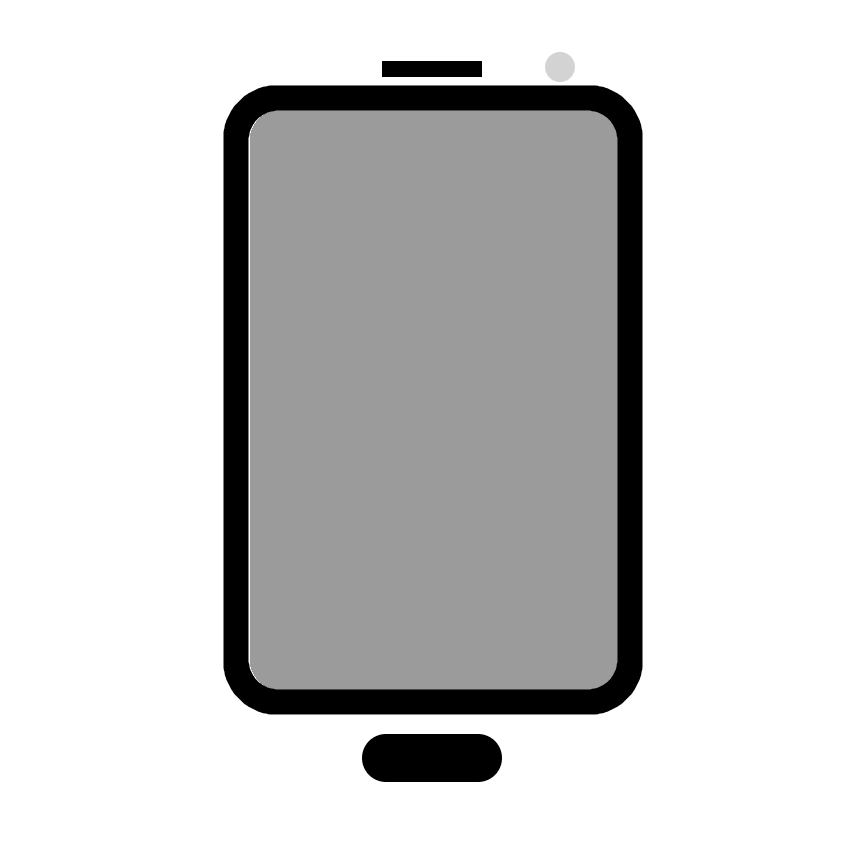
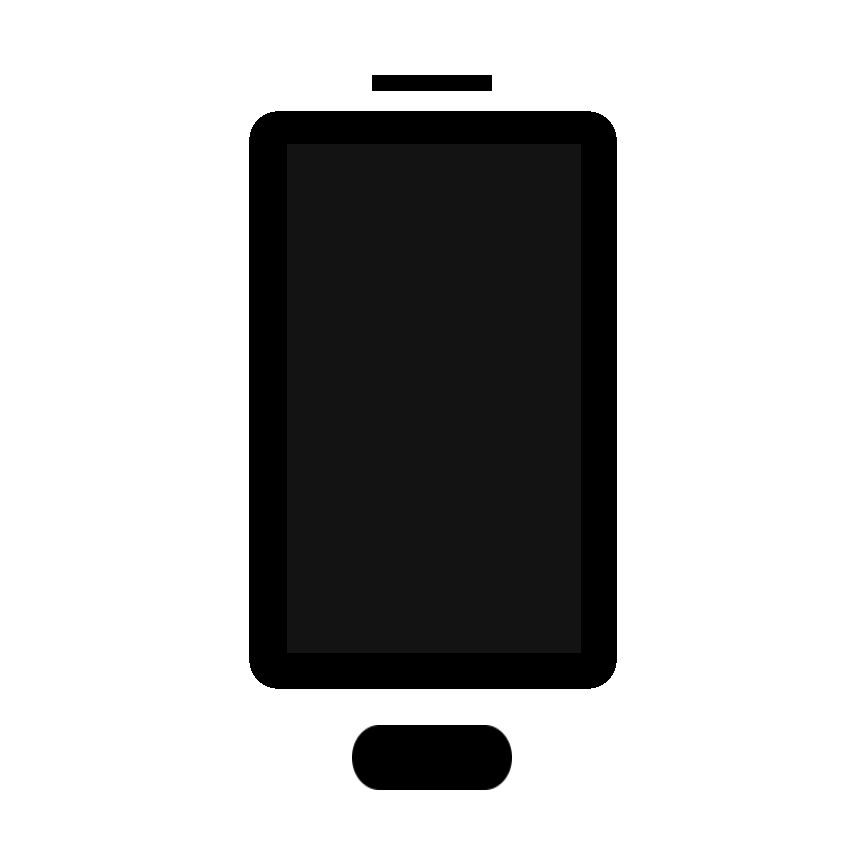
The second w=864, h=864 image is a revision of the first. Changes to its layers:
renamed "bordo" to "schermo", painted on it over left=223, top=85, right=643, bottom=715
removed layer "led" over left=545, top=52, right=575, bottom=82
painted on "microfono" over left=372, top=61, right=492, bottom=86
painted on "tastoHome" over left=352, top=725, right=512, bottom=790
removed layer "basso" over left=232, top=82, right=632, bottom=786
renamed "Copia de Fondo" to "Bordo esterno", painted on it over left=223, top=52, right=643, bottom=790
renamed "schermo" to "bordo schermo", moved it above "Fondo", painted on it over left=249, top=109, right=620, bottom=690
